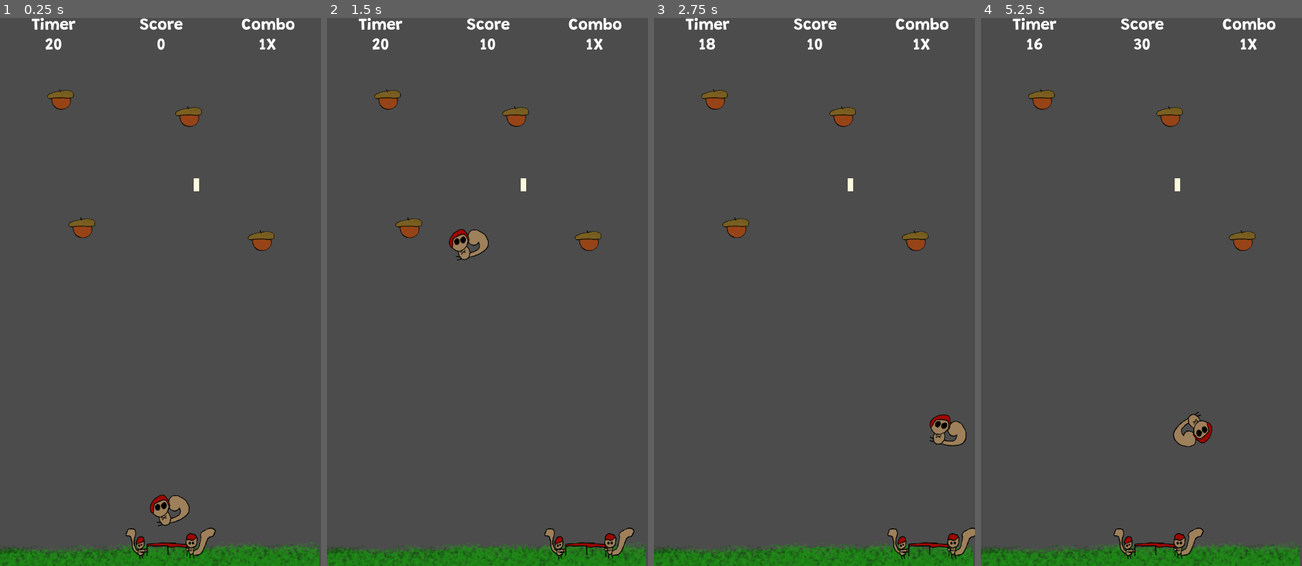
Above: before the commit, frames 1-4 (left to right).
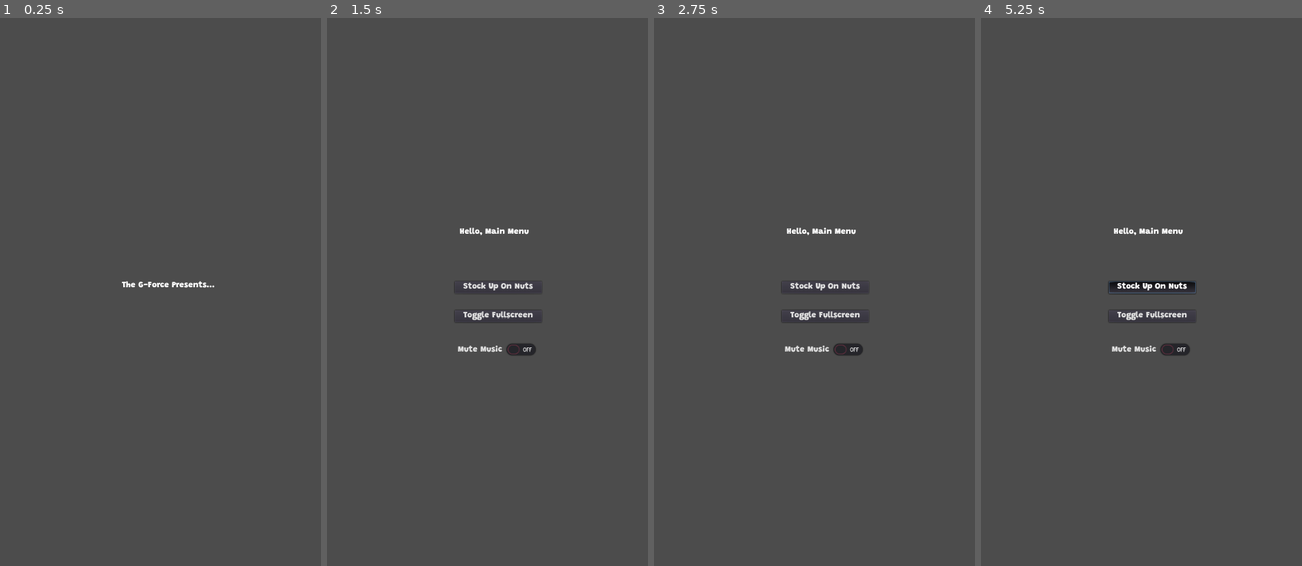
Above: after the commit, the same moments.

Repository: the-g-force/FamJam-September2020
Game: Godot game, scene res://src/screens/LaunchScreen.tscn
Same seed, same stepped clock (60 frames per second), same inputs: the game is played once before the commit and once after it. Before the commit the project starts from res://src/TestLevel.tscn.
Inputs (mouse positions are in pixels of both pictures, inside the frame that each line leads up to):
- Up to frame 1 (0.25 s): no input
- Up to frame 2 (1.5 s): tap Enter at 0.5 s; move the mouse to (558, 264) at 0.52 s; hold D (move_right) 0.53-1.28 s; click (558, 264) at 0.67 s; move the mouse to (423, 319) at 1.27 s; hold A (move_left) from 1.28 s (still down)
- Up to frame 3 (2.75 s): move the mouse to (846, 171) at 2.02 s; release A (move_left) at 2.03 s; hold D (move_right) from 2.03 s (still down)
- Up to frame 4 (5.25 s): move the mouse to (1125, 401) at 2.77 s; click (1125, 401) at 2.92 s; move the mouse to (1237, 374) at 3.52 s; release D (move_right) at 3.53 s; hold A (move_left) from 3.53 s (still down); move the mouse to (1045, 209) at 4.27 s; move the mouse to (1157, 292) at 5.02 s; click (1157, 292) at 5.17 s

The runs differ from the first frame. In frame 1, 5.9% of the frame differs, in the area x 0-100%, y 0-100%; in frame 2, 6.5%; in frame 3, 6.5%; in frame 4, 6.7%.

Commit message:
Start at the launch screen

Diff:
--- a/project/project.godot
+++ b/project/project.godot
@@ -39,7 +39,7 @@
 [application]
 
 config/name="FamJam-September2020"
-run/main_scene="res://src/TestLevel.tscn"
+run/main_scene="res://src/screens/LaunchScreen.tscn"
 config/icon="res://icon.png"
 
 [autoload]
